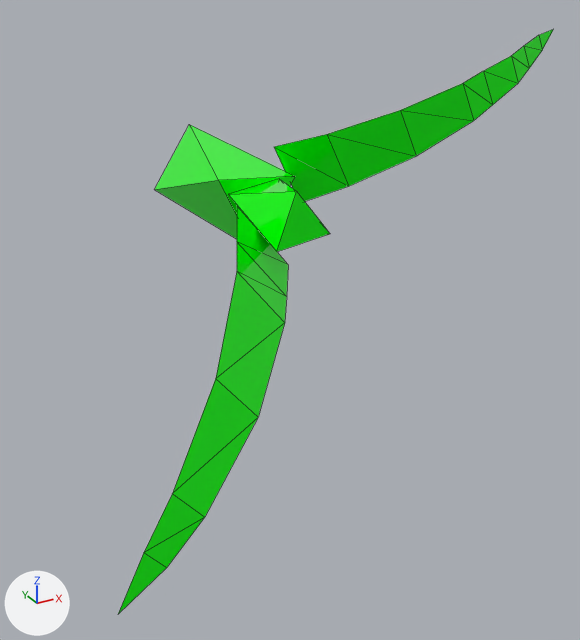
The OBJ model 3-3D_light_inter/0-data/mtg_obj/usm_14_2.5D_2018-07-16_1.obj as it was, and as the next commit left it.
The view is the same before and after, from a 50 mm lens placed at (15.04, -18.85, 64.61), pointed at (23.38, -3.67, 57.02). Every picture has the same lights, and +X, +Y and +Z are marked at lower left. The older version comes first. Mesh edges are drawn as thin lines. Where no turn or scale is listed for an object, it has been applied to the vertices.

The older version as bpy lines, for what is in view:
```python
me_vid_3 = bpy.data.meshes.new('vid_3')
me_vid_3.from_pydata([(21.55, 0.0, 59.54), (23.37, 0.0, 59.41), (22.57, 0.0, 61.05), (23.45, -3.8, 60.46), (21.63, -3.8, 60.59), (22.43, -3.8, 58.95)], [], [(2, 1, 0), (3, 4, 5), (0, 5, 4), (0, 4, 2), (2, 4, 3), (3, 1, 2), (1, 3, 5), (5, 0, 1)])
me_vid_3.materials.append(mat_appid_2212478416_2892720334368)  # green #00ff00
me_vid_4 = bpy.data.meshes.new('vid_4')
me_vid_4.from_pydata(...)  # 17 vertices, 15 faces; spans x 23.06..29.37, y -5.51..-3.56, z 59.77..63.35
me_vid_4.materials.append(mat_appid_2212474944_2892720338208)  # green #00ff00
# before: 0 (23.06, -3.56, 61.09) at pixel (273, 146), 1 (23.9, -4.35, 61.41) at pixel (326, 134), 2 (25.16, -5.14, 61.91) at pixel (400, 110), 3 (26.44, -5.51, 62.42) at pixel (462, 83), 4 (26.98, -5.5, 62.63) at pixel (483, 70)
# before: 5 (27.71, -5.5, 62.9) at pixel (511, 55), 6 (28.18, -5.35, 63.07) at pixel (523, 45), 7 (28.76, -5.17, 63.25) at pixel (538, 34), 8 (23.7, -3.56, 59.77), 9 (24.47, -4.35, 60.23) at pixel (348, 186)
# before: 10 (25.65, -5.14, 60.92) at pixel (416, 156), 11 (26.83, -5.51, 61.62) at pixel (473, 120), 12 (27.33, -5.5, 61.91) at pixel (492, 104), 13 (27.99, -5.5, 62.32) at pixel (518, 83), 14 (28.42, -5.35, 62.59) at pixel (529, 68)
# before: 15 (28.92, -5.17, 62.93) at pixel (542, 50), 16 (29.37, -5.0, 63.35) at pixel (553, 28)
me_vid_5 = bpy.data.meshes.new('vid_5')
me_vid_5.from_pydata([(23.05, -3.8, 60.44), (21.84, -3.8, 60.26), (22.61, -3.8, 59.3), (21.95, -5.75, 59.56), (23.16, -5.75, 59.74), (22.39, -5.75, 60.7)], [], [(2, 1, 0), (3, 4, 5), (0, 5, 4), (0, 4, 2), (2, 4, 3), (3, 1, 2), (1, 3, 5), (5, 0, 1)])
me_vid_5.materials.append(mat_appid_2212478416_2892720334368)  # green #00ff00
me_vid_6 = bpy.data.meshes.new('vid_6')
me_vid_6.from_pydata(...)  # 13 vertices, 11 faces; spans x 17.23..22.62, y -9.54..-4.98, z 55.78..60.35
me_vid_6.materials.append(mat_appid_2212474944_2892720338208)  # green #00ff00
# before: 0 (22.62, -4.98, 58.93) at pixel (288, 264), 1 (22.12, -5.84, 58.61) at pixel (286, 296), 2 (21.73, -6.48, 58.38) at pixel (284, 322), 3 (20.36, -8.04, 57.5) at pixel (258, 417), 4 (18.9, -9.02, 56.59) at pixel (204, 517)
# before: 5 (18.11, -9.33, 56.14) at pixel (166, 567), 6 (21.49, -4.98, 60.35) at pixel (236, 205), 7 (21.06, -5.84, 59.93) at pixel (236, 241), 8 (20.75, -6.48, 59.6) at pixel (236, 271), 9 (19.6, -8.04, 58.45) at pixel (215, 378)
# before: 10 (18.39, -9.02, 57.23) at pixel (172, 493), 11 (17.77, -9.33, 56.56) at pixel (143, 552), 12 (17.23, -9.54, 55.78) at pixel (117, 614)
ob_vid_3 = bpy.data.objects.new('vid_3', me_vid_3)
ob_vid_3.location = (0.0, 0.0, 0.0)
ob_vid_4 = bpy.data.objects.new('vid_4', me_vid_4)
ob_vid_4.location = (0.0, 0.0, 0.0)
ob_vid_5 = bpy.data.objects.new('vid_5', me_vid_5)
ob_vid_5.location = (0.0, 0.0, 0.0)
ob_vid_6 = bpy.data.objects.new('vid_6', me_vid_6)
ob_vid_6.location = (0.0, 0.0, 0.0)
```
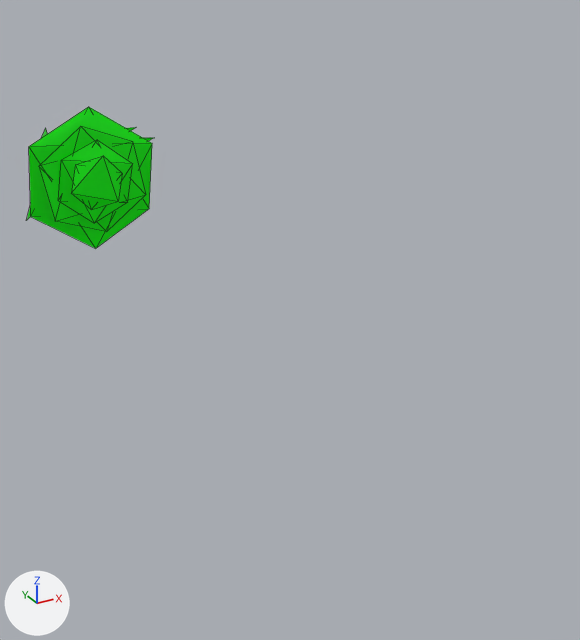
Where the change shows, as pixel boxes (x1, y1, x2, y2) in the pictures (580 x 640 px):
'vid_6', reshaped: before (118, 206, 288, 614); after (27, 208, 31, 220)
'vid_4', reshaped: before (274, 29, 554, 201); after (127, 127, 136, 131)
'vid_3', moved, rescaled: before (154, 125, 295, 239); after (29, 107, 152, 248)
'vid_5', moved, rescaled (43% taller): before (228, 179, 330, 252); after (39, 127, 146, 232)
'vid_7', added (green): after (58, 140, 133, 223)
'vid_9', added (green): after (72, 156, 122, 210)
'vid_10', added: after (41, 128, 48, 138)
'vid_8', added: after (144, 138, 153, 141)
part 2 of me_vid_4, deleted (green): before (274, 29, 554, 201)
part 4 of me_vid_6, deleted (green): before (118, 206, 288, 614)

Diff of the bpy script that builds the scene:
```diff
--- a/3-3D_light_inter/0-data/mtg_obj/usm_14_2.5D_2018-07-16_1.obj.py
+++ b/3-3D_light_inter/0-data/mtg_obj/usm_14_2.5D_2018-07-16_1.obj.py
@@ me_vid_3 @@
-me_vid_3.from_pydata(...)  # 6 vertices, 8 faces; spans x 21.55..23.45, y -3.8..0.0, z 58.95..61.05
+me_vid_3.from_pydata(...)  # 6 vertices, 8 faces; spans x 18.5..21.5, y -0.23..0.0, z 58.33..61.67
+# me_vid_3 part 1: the whole mesh is scaled about its middle by (1.59, 0.0608, 1.59), then moved by (-2.5, 1.79, 0.0)
 me_vid_3.materials.append(mat_appid_2212478416_2892720334368)
@@ me_vid_4 @@
 # verts and faces of me_vid_4; kept vertices keep their numbers, new ones are numbered from 17
-me_vid_4.from_pydata(...)  # 17 vertices, 15 faces; spans x 23.06..29.37, y -5.51..-3.56, z 59.77..63.35
-me_vid_4.materials.append(mat_appid_2212474944_2892720338208)  # green #00ff00
+me_vid_4.from_pydata(...)  # 3 vertices, 1 face; spans x 20.68..21.7, y 1.48..2.41, z 60.12..60.83
+# me_vid_4 part 2
+delete_vertices([*range(0, 17)])  # with the faces that use them
+# other edits to the shape of me_vid_4 do not show in these pictures
+me_vid_4.materials.append(mat_appid_2212478416_2892720334368)  # green #00ff00
@@ me_vid_5 @@
-me_vid_5.from_pydata(...)  # 6 vertices, 8 faces; spans x 21.84..23.16, y -5.75..-3.8, z 59.3..60.7
+me_vid_5.from_pydata(...)  # 6 vertices, 8 faces; spans x 18.78..21.22, y -0.32..-0.23, z 58.71..61.29
+# me_vid_5 part 3: the whole mesh is scaled about its middle by (1.85, 0.0468, 1.85), then moved by (-2.5, 4.5, 0.0)
 me_vid_5.materials.append(mat_appid_2212478416_2892720334368)
@@ me_vid_6 @@
 # verts and faces of me_vid_6; kept vertices keep their numbers, new ones are numbered from 13
-me_vid_6.from_pydata(...)  # 13 vertices, 11 faces; spans x 17.23..22.62, y -9.54..-4.98, z 55.78..60.35
-me_vid_6.materials.append(mat_appid_2212474944_2892720338208)  # green #00ff00
+me_vid_6.from_pydata(...)  # 3 vertices, 1 face; spans x 18.59..19.82, y 1.12..2.32, z 58.87..59.97
+# me_vid_6 part 4
+delete_vertices([*range(0, 13)])  # with the faces that use them
+# other edits to the shape of me_vid_6 do not show in these pictures
+me_vid_6.materials.append(mat_appid_2212478416_2892720334368)  # green #00ff00
@@ me_vid_9 @@
+me_vid_9.from_pydata([(20.634, -0.466, 60.15), (19.553, -0.466, 60.474), (19.813, -0.466, 59.376), (19.366, -0.563, 59.85), (20.447, -0.563, 59.526), (20.187, -0.563, 60.624)], [], [(2, 1, 0), (3, 4, 5), (0, 5, 4), (0, 4, 2), (2, 4, 3), (3, 1, 2), (1, 3, 5), (5, 0, 1)])
+me_vid_9.materials.append(mat_appid_2212474944_2892720338208)  # green #00ff00
@@ me_vid_8 @@
+me_vid_8.from_pydata([(19.99, 2.18, 60.59), (21.83, 0.5, 60.71), (20.39, 2.18, 59.56)], [], [(0, 2, 1)])
+me_vid_8.materials.append(mat_appid_2212478416_2892720334368)  # green #00ff00
@@ me_vid_7 @@
+me_vid_7.from_pydata([(19.1, -0.32, 59.65), (20.75, -0.32, 59.39), (20.15, -0.32, 60.96), (20.9, -0.47, 60.35), (19.25, -0.47, 60.61), (19.85, -0.47, 59.04)], [], [(2, 1, 0), (3, 4, 5), (0, 5, 4), (0, 4, 2), (2, 4, 3), (3, 1, 2), (1, 3, 5), (5, 0, 1)])
+me_vid_7.materials.append(mat_appid_2212474944_2892720338208)  # green #00ff00
@@ me_vid_10 @@
+me_vid_10.from_pydata([(20.293, 4.829, 59.683), (19.348, 3.437, 59.846), (20.12, 4.829, 60.414)], [], [(0, 2, 1)])
+me_vid_10.materials.append(mat_appid_2212478416_2892720334368)  # green #00ff00
@@ ob_vid_9 @@
+ob_vid_9 = bpy.data.objects.new('vid_9', me_vid_9)
+ob_vid_9.location = (0.0, 0.0, 0.0)
@@ ob_vid_8 @@
+ob_vid_8 = bpy.data.objects.new('vid_8', me_vid_8)
+ob_vid_8.location = (0.0, 0.0, 0.0)
@@ ob_vid_7 @@
+ob_vid_7 = bpy.data.objects.new('vid_7', me_vid_7)
+ob_vid_7.location = (0.0, 0.0, 0.0)
@@ ob_vid_10 @@
+ob_vid_10 = bpy.data.objects.new('vid_10', me_vid_10)
+ob_vid_10.location = (0.0, 0.0, 0.0)
```
